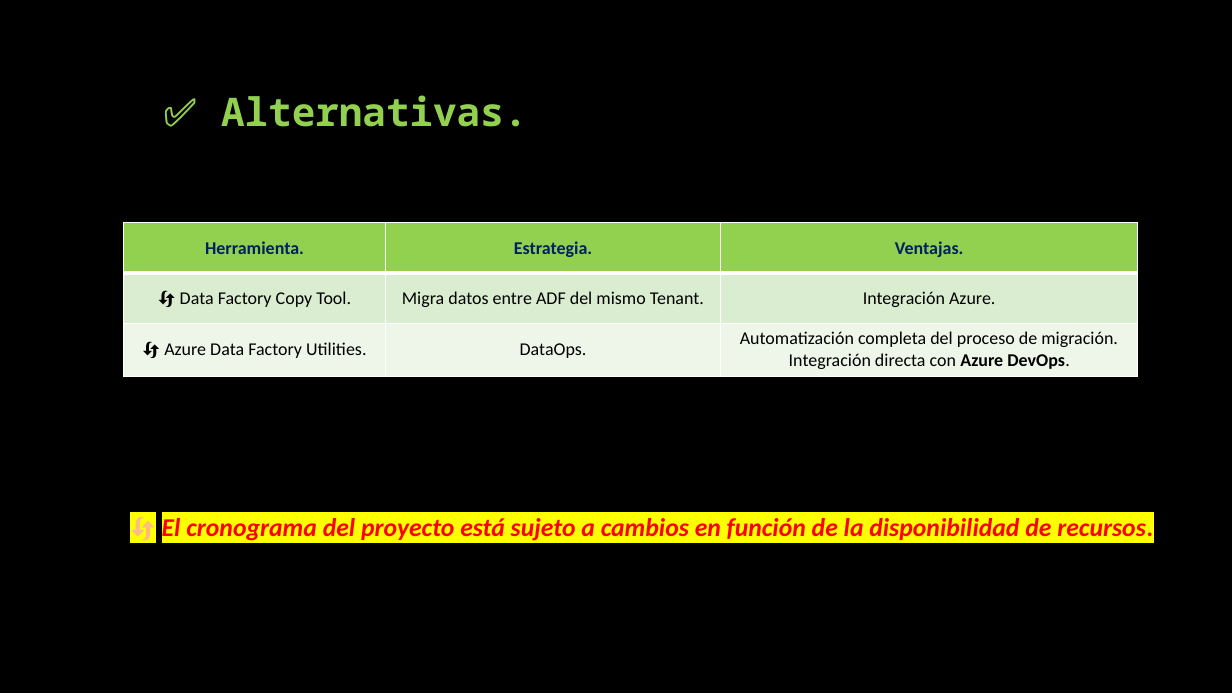
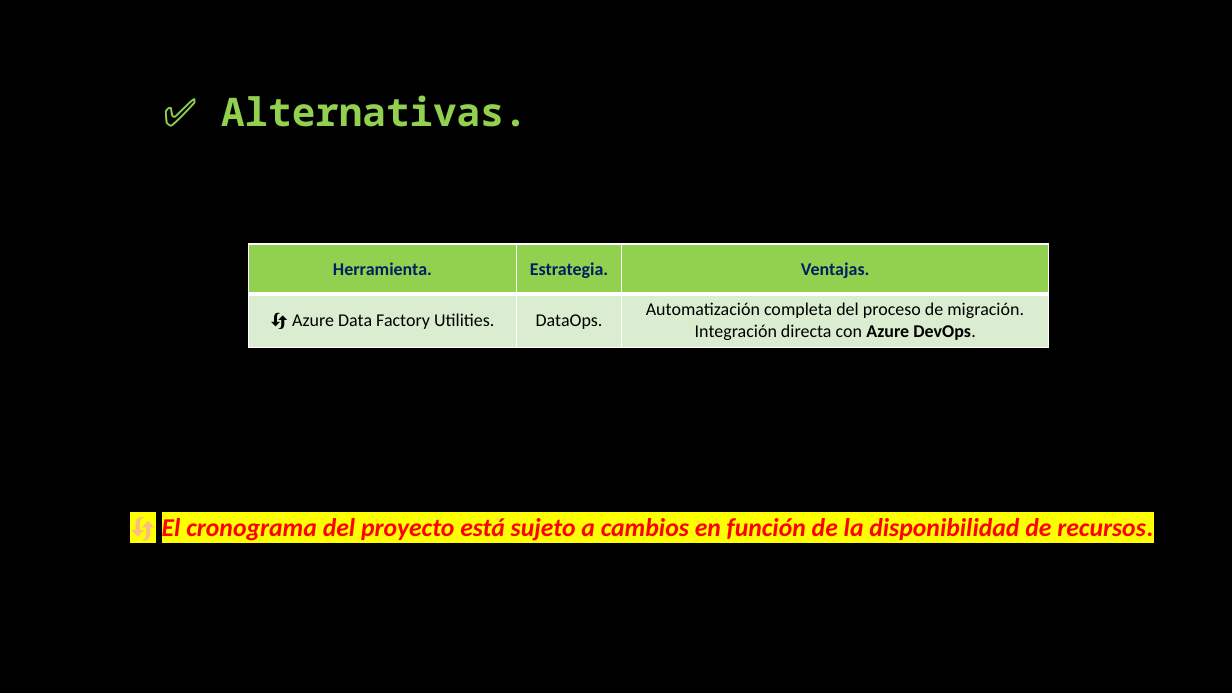
Before and after one commit to OMaciasd/datafactory-migration, a slide deck: slide 8 of Diagrams/guides/Propuesta migracion - Perceptio.pptx (slide 9 before the commit). Drawn at 1232x693 pixels with LibreOffice and Linux fonts; fonts in the diff are those of the drawing. Boxes give left, top, right and bottom in pixels: in the first picture for what was removed or moved away, otherwise in the second. Text is boxed around its words. In the diff, an @@ line names an element or a change of style, - is before the commit and + after.

```diff
--- a/Diagrams/guides/Propuesta migracion - Perceptio.pptx
+++ b/Diagrams/guides/Propuesta migracion - Perceptio.pptx
@@ table at (249,244,1049,347) @@
-row 2: 🔄 Data Factory Copy Tool. | Migra datos entre ADF del mismo Tenant. | Integración Azure.
@@ table: place and size @@
-table at (124,223,1138,375)
+table at (249,244,1049,347)
```
Also in this commit, not shown: 5 other slides changed, 1 slide removed, 26 other files.
